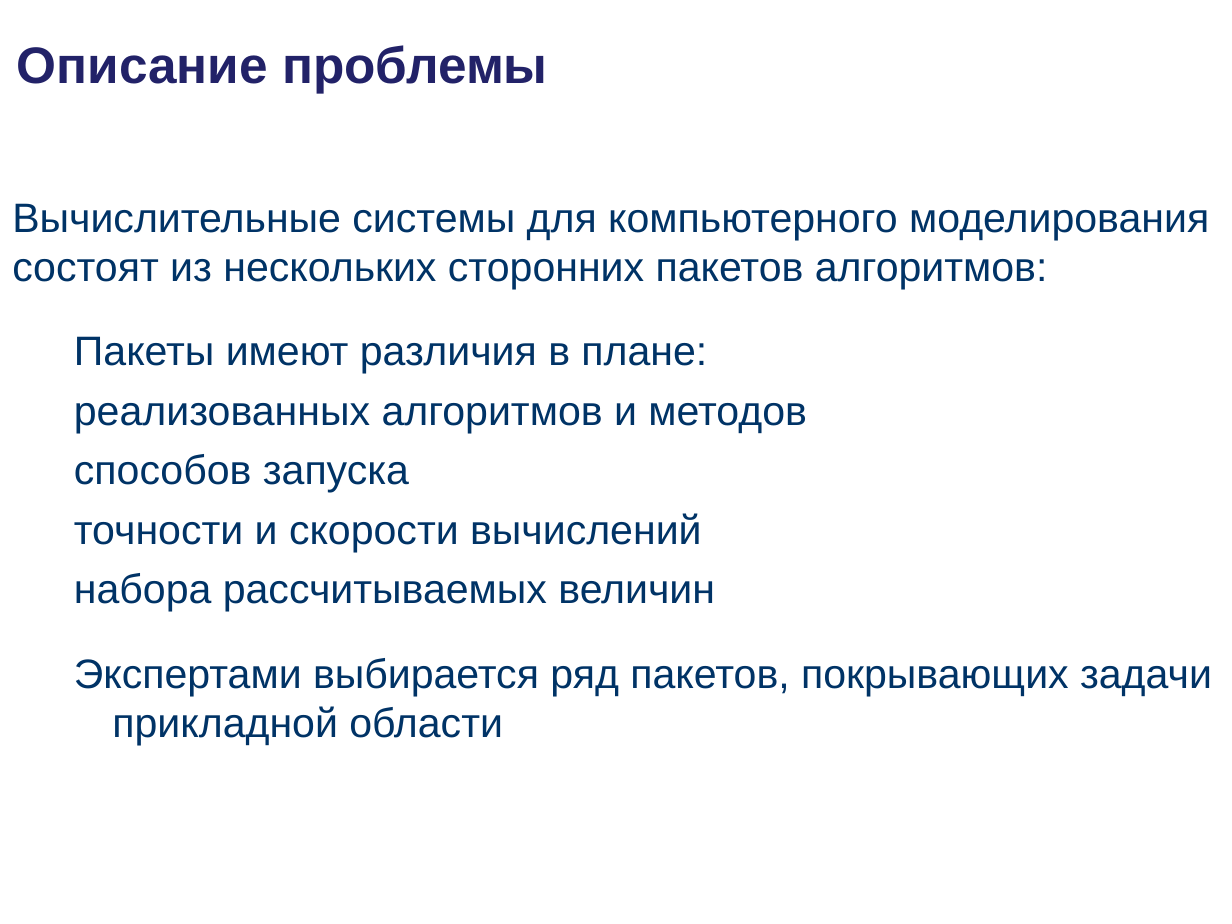
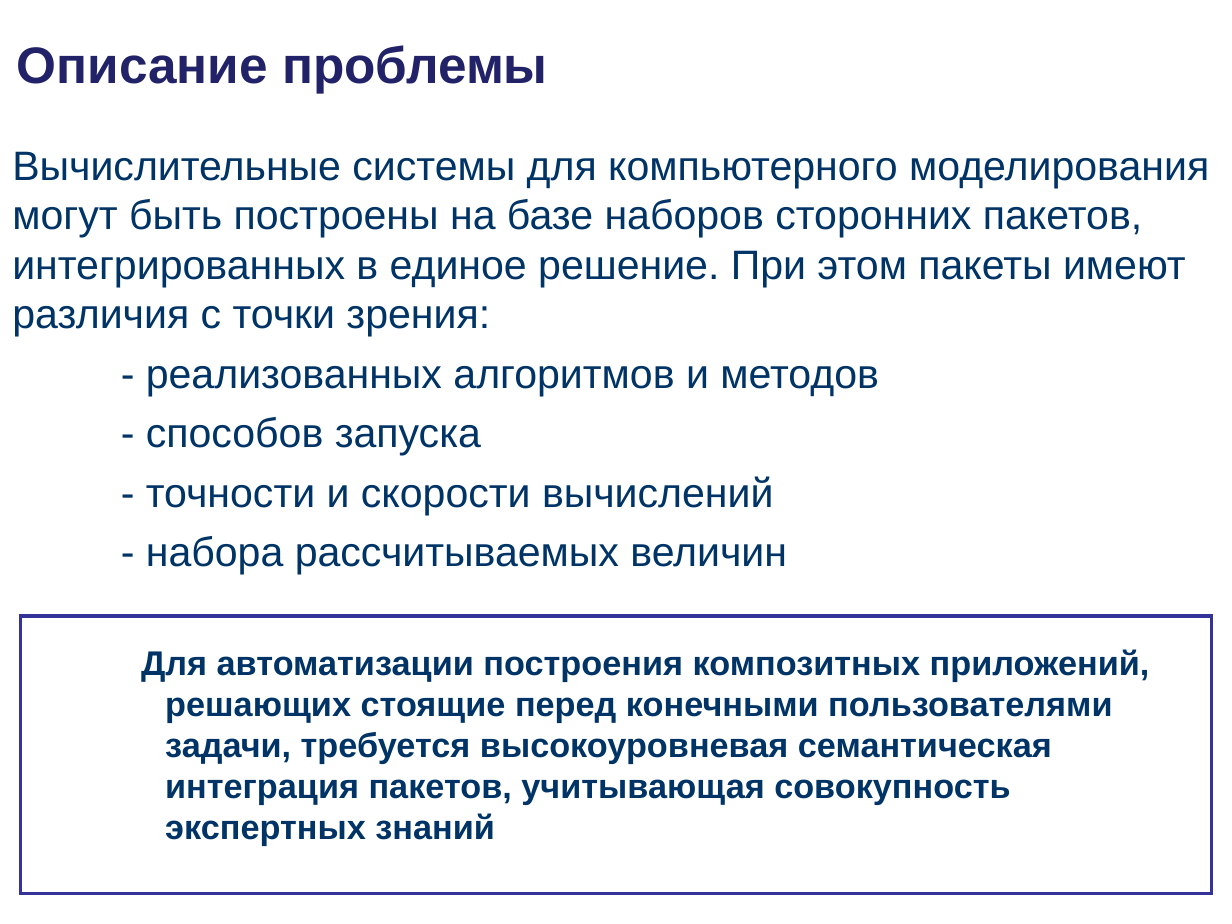
Before and after one commit to podtelkin/NII-NKT, a slide deck: slide 2 of master/master.ppt. Drawn at 1232x924 pixels with LibreOffice and Linux fonts; fonts in the diff are those of the drawing; background and template pictures are left out. Boxes give left, top, right and bottom in pixels: in the first picture for what was removed or moved away, otherwise in the second. Text is boxed around its words. In the diff, an @@ line names an element or a change of style, - is before the commit and + after.

```diff
--- a/master/master.ppt
+++ b/master/master.ppt
@@ text at (12,151,1209,575): text changed @@
-Вычислительные системы для компьютерного моделирования состоят из нескольких сторонних пакетов алгоритмов:
-  Пакеты имеют различия в плане:
-  реализованных алгоритмов и методов
-  способов запуска
-  точности и скорости вычислений
-  набора рассчитываемых величин
-  Экспертами выбирается ряд пакетов, покрывающих задачи прикладной области
+Вычислительные системы для компьютерного моделирования могут быть построены на базе наборов сторонних пакетов, интегрированных в единое решение. При этом пакеты имеют различия с точки зрения:
+  - реализованных алгоритмов и методов
+  - способов запуска
+  - точности и скорости вычислений
+  - набора рассчитываемых величин
@@ rectangle added at (21,616,1212,893), fill #FFFFFF, outline #333399 2.01 pt, 20 pt, text #003366, bold @@
+  Для автоматизации построения композитных приложений, решающих стоящие перед конечными пользователями задачи, требуется высокоуровневая семантическая интеграция пакетов, учитывающая совокупность экспертных знаний
```
Also in this commit, not shown: 12 other slides changed, 1 slide added, 1 slide removed, 10 other files.
